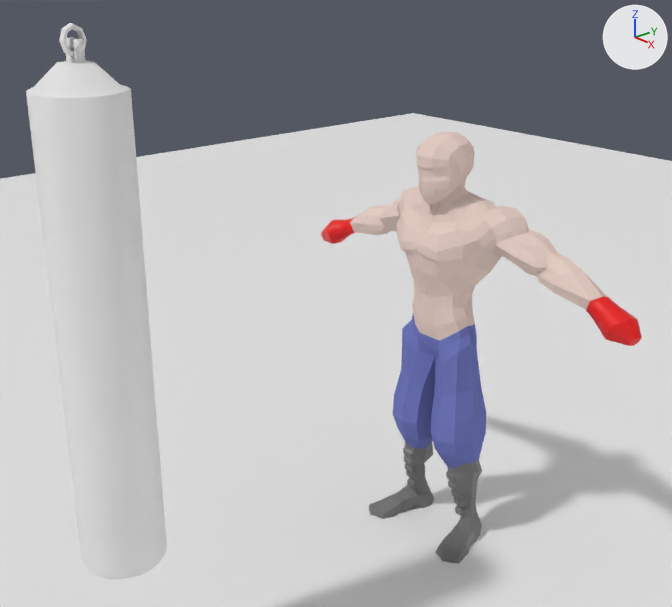
The Blender file Animationfinal/Characterboxer.blend: old version first, new version second.
Camera for both pictures: a 50 mm camera at (2.55, -2.65, 2.58) aimed at (0.04, -0.5, 1.29). Arrows for +X, +Y and +Z are at upper right; the lights stay in place.

In view in the first picture: 'Bag', 'Plane', 'char.001_Plane.000'.
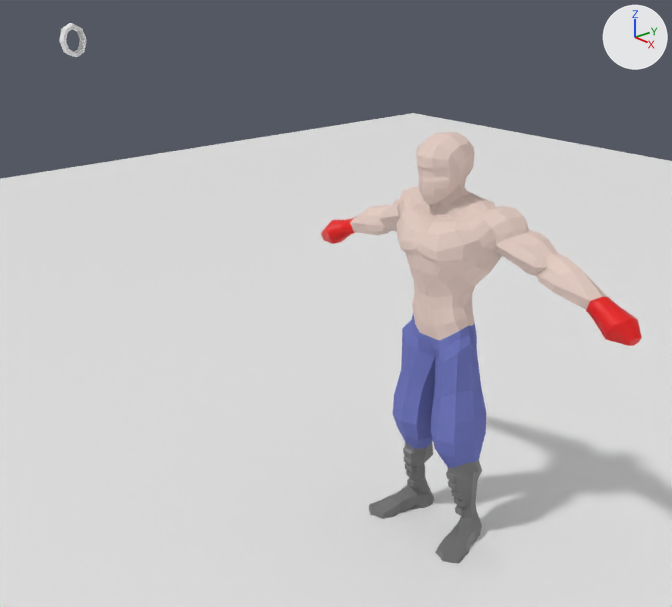
Scene script edits in JSON lines:
```json
{"op": "add", "block": "ob_bag", "code": "ob_bag.hide_set(True)"}
```

Pixel boxes [x1, y1, x2, y2] of what changed, in the pictures (672 x 607 px):
```json
{"object": "Bag", "change": "hidden", "before": [26, 37, 167, 579]}
```
